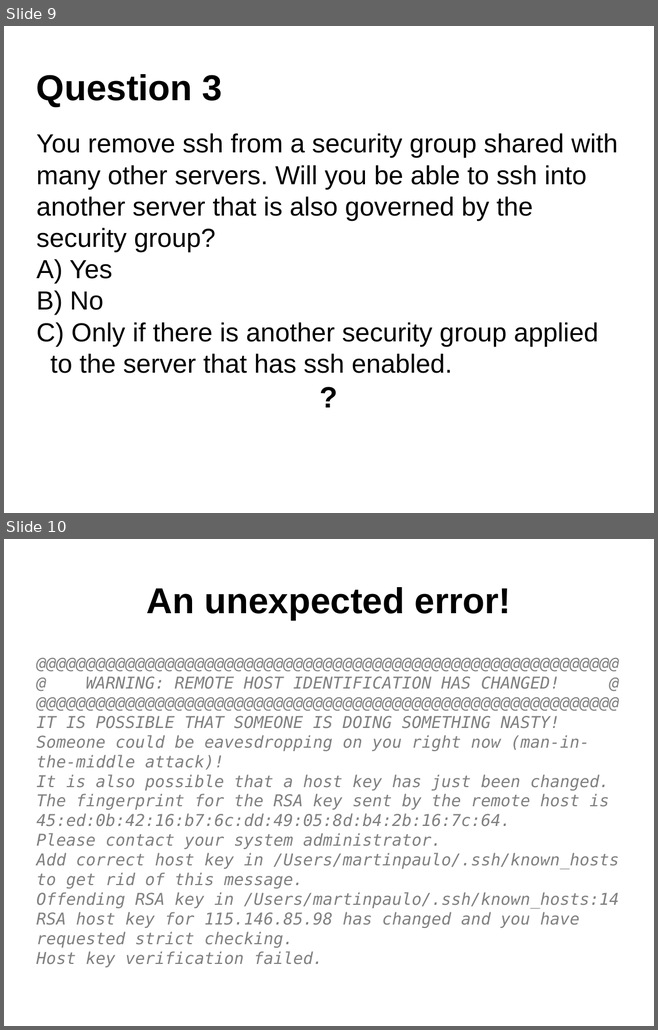
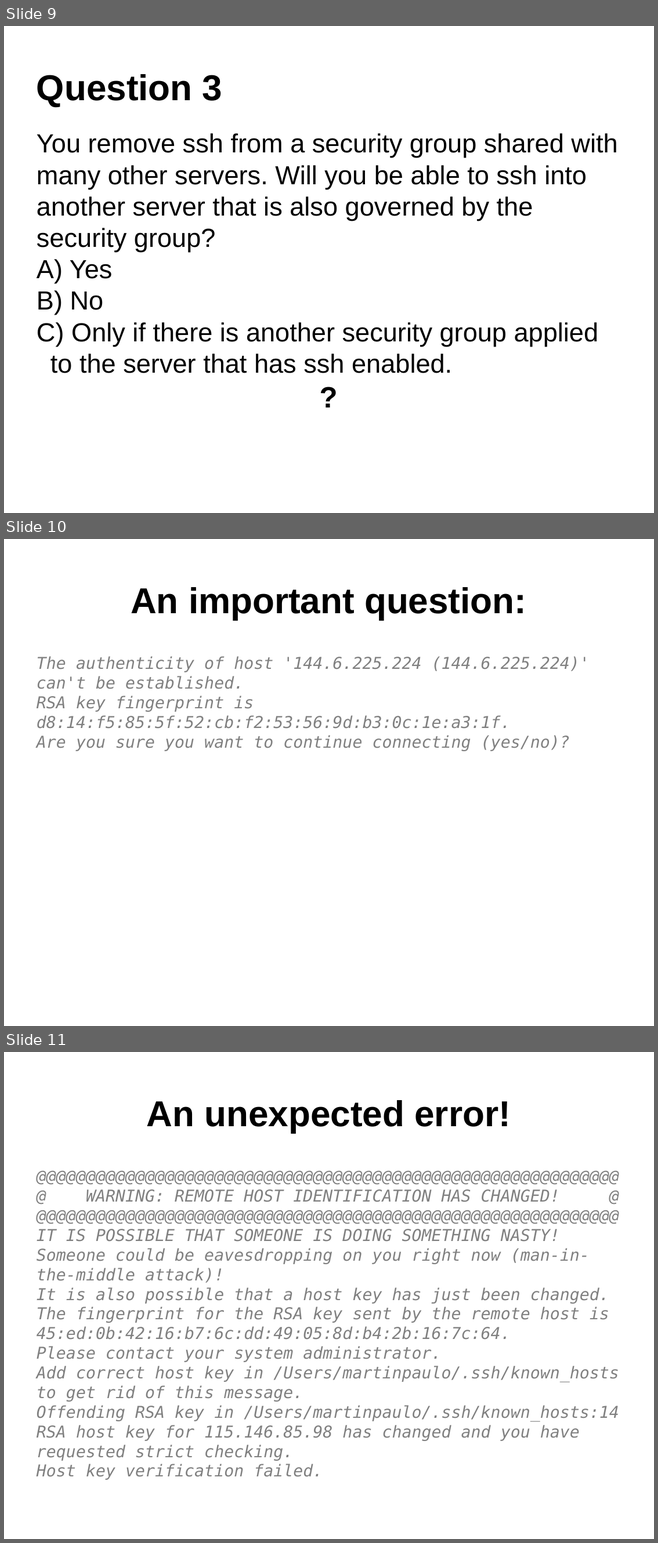
Before and after one commit to resbaz/nectar-cloud-lessons, a slide deck: Lessons/Lesson_III/Lesson_III_Questions.pptx. Shown one above the other, each under a label of ours: slides 9 and 10 before the commit, slides 9, 10 and 11 after it. The pictures are 658x1030 and 658x1543 pixels, drawn with LibreOffice and Linux fonts; fonts in the diff are those of the drawing. Boxes give left, top, right and bottom in pixels: in the first picture for what was removed or moved away, otherwise in the second. Text is boxed around its words. In the diff, an @@ line names an element or a change of style, - is before the commit and + after.

```diff
--- a/Lessons/Lesson_III/Lesson_III_Questions.pptx
+++ b/Lessons/Lesson_III/Lesson_III_Questions.pptx
@@ slide 10 added at box(4, 539, 654, 1026), background #FFFFFF @@
@@ text added at box(130, 587, 526, 620), 44 pt, text #000000, bold @@
+An important question:
@@ text added at box(36, 656, 589, 751), 20 pt, text #808080, italic @@
+The authenticity of host '144.6.225.224 (144.6.225.224)' can't be established.
+RSA key fingerprint is d8:14:f5:85:5f:52:cb:f2:53:56:9d:b3:0c:1e:a3:1f.
+Are you sure you want to continue connecting (yes/no)?
@@ what was slide 10 is now slide 11 @@
```
Also in this commit, not shown: 1 slide changed, 1 other file.
